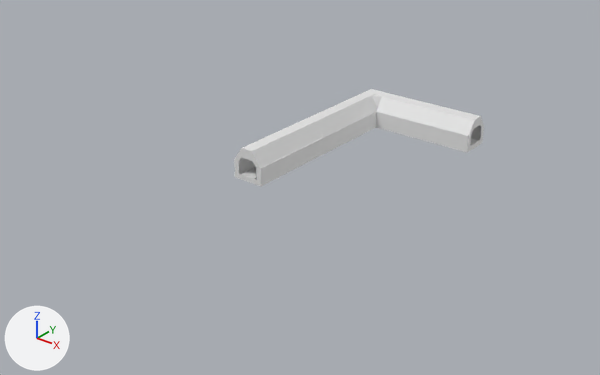
A saved change to the Blender file Blender Models/SewerLTurn.blend.
Both versions are drawn from a camera (50 mm lens) standing at (91.3, -95.9, 61.8) and looking at (10.4, 5.2, -0.8). Arrows for +X, +Y and +Z are at lower left; the lights stay in place.
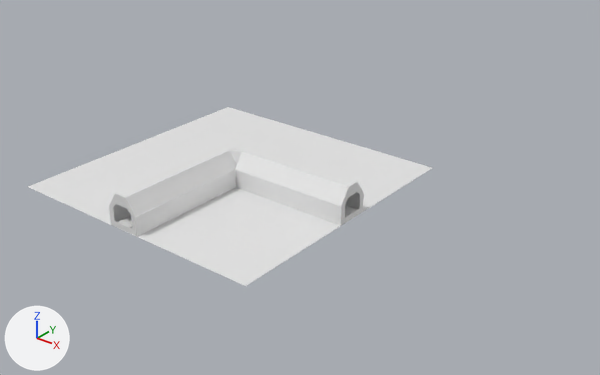
Edits to the bpy script that builds the scene:
```text
Change me_cube_002:
    where me_cube_002.from_pydata(...)  # 8 vertices, 6 faces; spans x -4.01..4.01, y -3.66..3.66, z -0.04..0.04
    used by ob_cube_001; location = (0.0, 20.4, 1.7); rotation_euler = (0.0, -1.57, 0.0), in degrees (0, -90, 0); scale = (0.416, 5.58, 1.0)
    me_cube_002 part 1: the whole mesh is scaled about its middle by (1, 0.686, 1), then moved by (0.0, 1.15, 0.0)
Change me_cube_008:
    where me_cube_008.from_pydata(...)  # 8 vertices, 6 faces; spans x -4.01..4.01, y -3.66..3.66, z -0.04..0.04
    used by ob_cube_002; location = (6.0, 8.5, 1.7); rotation_euler = (0.0, -1.57, 0.0), in degrees (0, -90, 0); scale = (0.418, 2.33, 1.0)
    me_cube_008 part 2: the whole mesh is scaled about its middle by (1, 0.247, 1), then moved by (0.0, 2.76, 0.0)
Change me_cube_015:
    where me_cube_015.from_pydata(...)  # 8 vertices, 6 faces; spans x -4.01..4.01, y -3.66..3.66, z -0.04..0.04
    used by ob_cube_013; location = (5.1, 8.9, 4.6); rotation_euler = (0.0, -0.975, 3.141), in degrees (0, -56, 180); scale = (0.416, 2.43, 1.0)
    me_cube_015 part 3: the whole mesh is scaled about its middle by (1, 0.277, 1), then moved by (0.0, -2.65, 0.0)
Change me_cube_016:
    where me_cube_016.from_pydata(...)  # 8 vertices, 6 faces; spans x -4.01..4.01, y -3.66..3.34, z -0.04..0.04
    used by ob_cube_014; location = (3.0, 20.4, 6.0); scale = (0.289, 5.58, 1.0)
    me_cube_016 part 4: the whole mesh is scaled about its middle by (1, 0.671, 1), then moved by (0.0, 1.15, 0.0)
Change me_cube_030:
    where me_cube_030.from_pydata(...)  # 8 vertices, 6 faces; spans x -4.01..4.01, y 0.0..3.66, z -0.04..0.04
    used by ob_cube_029; location = (26.4, 35.9, 4.6); rotation_euler = (0.0, -0.975, 1.573), in degrees (0, -56, 90); scale = (0.416, 5.58, 1.0)
    me_cube_030 part 5: the whole mesh is scaled about its middle by (1, 1.08, 1), then moved by (0.0, -0.15, 0.0)
Add me_cube:
    me_cube.from_pydata([(-0.2, -0.1, 0.0), (-0.2, -0.1, 0.0), (-0.2, 0.1, 0.0), (-0.2, 0.1, 0.0), (0.2, -0.1, 0.0), (0.2, -0.1, 0.0), (0.2, 0.1, 0.0), (0.2, 0.1, 0.0), (-25.5, -23.2, 0.0), (24.5, -23.2, 0.0), (-25.5, 26.8, 0.0), (24.5, 26.8, 0.0)], [], [(0, 1, 3, 2), (2, 3, 7, 6), (6, 7, 5, 4), (4, 5, 1, 0), (2, 6, 4, 0), (7, 3, 1, 5), (8, 9, 11, 10)])
Change ob_cube:
    ob_cube.location: (3.0, 20.4, 0.0) -> (-0.1, -17.4, 0.0)
Change ob_cube_001:
    ob_cube_001.location: (0.0, 20.4, 1.7) -> (-3.1, -17.4, 1.7)
Change ob_cube_005:
    ob_cube_005.location: (3.0, 20.4, 0.9) -> (-0.1, -17.4, 0.9)
Change ob_cube_006:
    ob_cube_006.location: (3.0, 0.0, 0.5) -> (-0.1, -24.9, 0.5)
Change ob_cube_002:
    ob_cube_002.location: (6.0, 8.5, 1.7) -> (2.9, -29.3, 1.7)
Change ob_cube_008:
    ob_cube_008.location: (0.5, 0.0, 2.2) -> (-2.6, -24.9, 2.2)
Change ob_cube_009:
    ob_cube_009.location: (5.6, 0.0, 2.2) -> (2.4, -24.9, 2.2)
Change ob_cube_013:
    ob_cube_013.location: (5.1, 8.9, 4.6) -> (1.9, -28.9, 4.6)
Change ob_cube_014:
    ob_cube_014.location: (3.0, 20.4, 6.0) -> (-0.1, -17.4, 6.0)
Change ob_cube_015:
    ob_cube_015.location: (3.0, 0.0, 3.8) -> (-0.1, -24.9, 3.8)
Change ob_cube_017:
    ob_cube_017.location: (15.1, 38.0, 0.0) -> (11.9, 0.2, 0.0)
Change ob_cube_018:
    ob_cube_018.location: (26.4, 35.0, 1.7) -> (23.3, -2.8, 1.7)
Change ob_cube_021:
    ob_cube_021.location: (26.5, 37.9, 0.9) -> (23.3, 0.1, 0.9)
Change ob_cube_022:
    ob_cube_022.location: (26.5, 37.9, 0.5) -> (24.9, 0.1, 0.5)
Change ob_cube_023:
    ob_cube_023.location: (16.2, 41.0, 1.7) -> (13.1, 3.2, 1.7)
Change ob_cube_025:
    ob_cube_025.location: (26.5, 35.5, 2.2) -> (24.9, -2.3, 2.2)
Change ob_cube_026:
    ob_cube_026.location: (26.4, 40.5, 2.2) -> (24.9, 2.7, 2.2)
Change ob_cube_029:
    ob_cube_029.location: (26.4, 35.9, 4.6) -> (23.3, -1.9, 4.6)
Change ob_cube_030:
    ob_cube_030.location: (26.4, 40.0, 4.6) -> (23.2, 2.2, 4.6)
Change ob_cube_031:
    ob_cube_031.location: (26.4, 37.9, 6.0) -> (23.3, 0.1, 6.0)
Change ob_cube_032:
    ob_cube_032.location: (26.5, 37.9, 3.8) -> (24.9, 0.1, 3.8)
Change ob_cube_034:
    ob_cube_034.location: (6.0, 25.9, 1.6) -> (2.9, -11.9, 1.6)
Change ob_cube_035:
    ob_cube_035.location: (5.1, 27.0, 4.6) -> (2.0, -10.8, 4.6)
Change ob_cube_036:
    ob_cube_036.location: (6.0, 36.2, 6.0) -> (2.9, -1.6, 6.0)
Add ob_cube_038:
    ob_cube_038 = bpy.data.objects.new('Cube.038', me_cube)
    ob_cube_038.location = (0.5, -1.8, 0.0)
```

Location of each change, (x1, y1, x2, y2) in pixels of the pictures (600 x 375 px):
'Cube.038', added: after (28, 107, 432, 286)
'Cube.029', mesh rescaled, moved (15% wider, 41% taller): before (377, 97, 474, 135); after (236, 152, 348, 206)
'Cube.018', moved: before (376, 112, 468, 152); after (235, 169, 341, 226)
'Cube.035', moved: before (316, 96, 377, 137); after (150, 151, 237, 206)
'Cube.034', moved: before (321, 112, 376, 156); after (156, 170, 236, 226)
'Cube.014', mesh rescaled, moved (7% narrower, 10% shorter): before (243, 89, 380, 151); after (115, 141, 243, 197)
'Cube.013', mesh rescaled, moved (53% narrower, 34% shorter): before (252, 122, 324, 168); after (126, 187, 159, 217)
'Cube.002', mesh rescaled, moved (62% narrower, 39% shorter): before (260, 138, 322, 186); after (135, 207, 158, 236)
'Cube.031', moved: before (374, 91, 479, 119); after (234, 145, 357, 187)
'Cube.015', moved: before (234, 148, 261, 169); after (109, 194, 135, 217)
'Cube.001', mesh rescaled, moved: before (239, 158, 256, 174); after (109, 204, 130, 222)
'Cube.032', moved: before (468, 116, 484, 136); after (341, 182, 363, 207)
'Cube.023', moved: before (471, 126, 481, 140); after (345, 192, 364, 209)
'Cube.006', moved: before (234, 172, 261, 186); after (110, 219, 137, 236)
'Cube.022', moved: before (467, 138, 483, 152); after (341, 207, 363, 225)
'Cube.005', moved: before (242, 167, 257, 179); after (118, 216, 132, 228)
'Cube.036', moved: before (371, 95, 382, 108); after (230, 149, 242, 164)
'Cube', moved: before (242, 128, 374, 186); after (112, 187, 236, 237)
'Cube.008', moved: before (234, 160, 239, 174); after (109, 206, 115, 221)
'Cube.021', moved: before (470, 139, 478, 145); after (345, 206, 357, 217)
'Cube.009', moved: before (256, 167, 261, 181); after (131, 216, 136, 230)
'Cube.025', moved: before (467, 135, 471, 148); after (341, 205, 345, 220)
'Cube.026', moved: before (480, 127, 484, 139); after (359, 194, 363, 208)
'Cube.017', moved: before (376, 127, 483, 151); after (247, 191, 359, 224)
